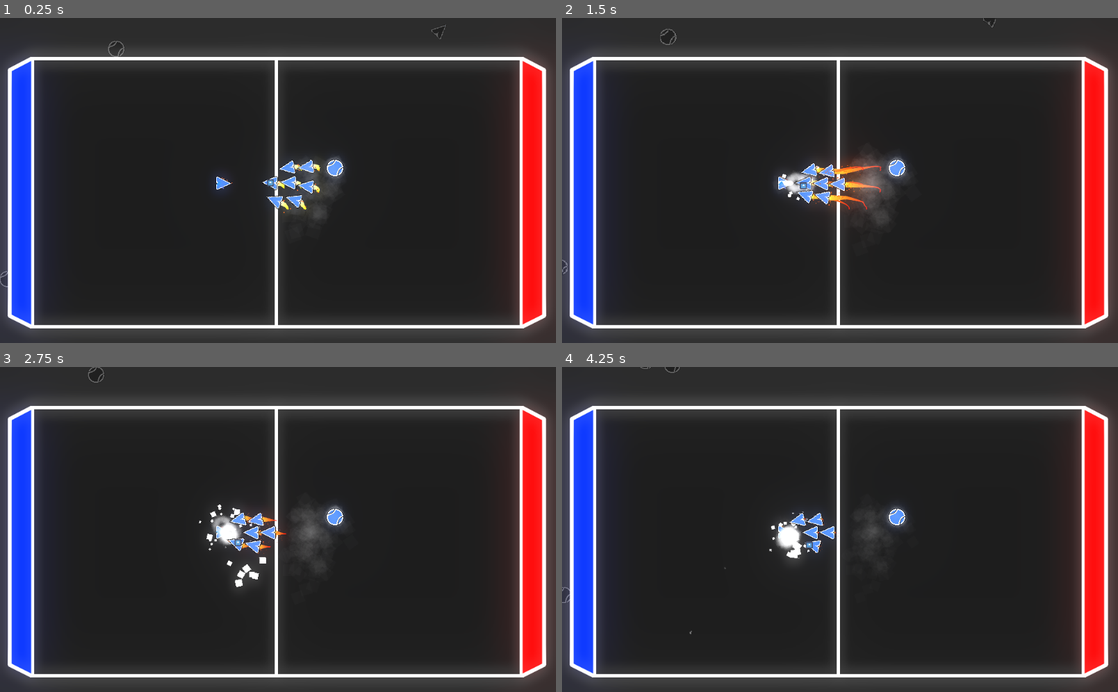
Above: before the commit, frames 1-4 (two rows, left to right).
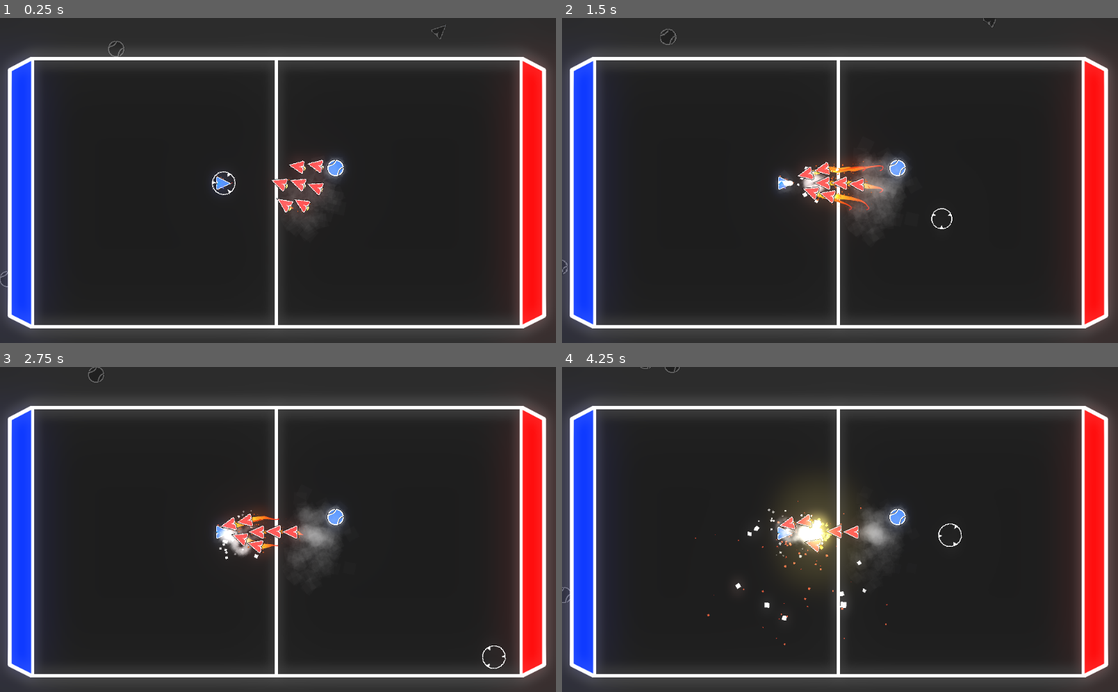
Above: after the commit, the same moments.

Repository: Quantiset/Godot-Pong
Game: Godot game, scene res://Scenes/Main.tscn
Two runs of this game, one before a commit and one after it. Both use one fixed random seed, a clock stepped at 60 frames per second and the inputs below. The engine's default icon, where the game draws it, is replaced by a stand-in: a white triangle on a blue panel in a dark square.
Inputs:
- Up to frame 1 (0.25 s): no input
- Up to frame 2 (1.5 s): hold Right (focus_right) 0.53-1.28 s; hold Down (focus_down) from 1.28 s (still down)
- Up to frame 3 (2.75 s): release Down (focus_down) at 2.03 s; hold Right (focus_right) from 2.03 s (still down)
- Up to frame 4 (4.25 s): release Right (focus_right) at 2.78 s; hold Up (focus_up) 2.78-3.53 s; hold Left (focus_left) from 3.53 s (still down)

The runs differ from the first frame. In frame 1, 1.1% of the frame differs, in the area x 38-62%, y 43-65%; in frame 2, 1.8%; in frame 3, 2.1%; in frame 4, 3.5%, in the area x 22-72%, y 36-86%.

Commit message:
Cursor Update

Diff:
--- a/Scenes/Ball.tscn
+++ b/Scenes/Ball.tscn
@@ -67,9 +67,6 @@
 mass = 0.3
 physics_material_override = SubResource( 1 )
 script = ExtResource( 2 )
-__meta__ = {
-"_edit_group_": true
-}
 max_points = 15
 
 [node name="Sprite" type="Sprite" parent="."]
--- a/Scenes/Bullet.tscn
+++ b/Scenes/Bullet.tscn
@@ -161,4 +161,5 @@
 
 [node name="NormalDetector" type="RayCast2D" parent="."]
 cast_to = Vector2( 0, 0 )
+
 [connection signal="body_entered" from="." to="." method="_on_Bullet_body_entered"]
--- a/Scenes/Enemy.tscn
+++ b/Scenes/Enemy.tscn
@@ -1,6 +1,6 @@
-[gd_scene load_steps=27 format=2]
-
-[ext_resource path="res://Assets/Player.png" type="Texture" id=1]
+[gd_scene load_steps=33 format=2]
+
+[ext_resource path="res://Assets/Enemy.png" type="Texture" id=1]
 [ext_resource path="res://Scenes/Trails.tscn" type="PackedScene" id=2]
 [ext_resource path="res://Scripts/Enemy.gd" type="Script" id=3]
 
@@ -132,6 +132,42 @@
 scale_random = 0.5
 scale_curve = SubResource( 20 )
 color_ramp = SubResource( 18 )
+
+[sub_resource type="CanvasItemMaterial" id=26]
+blend_mode = 1
+
+[sub_resource type="Gradient" id=27]
+offsets = PoolRealArray( 0, 0.186047, 0.403101, 0.728682, 1 )
+colors = PoolColorArray( 0.933594, 0.744562, 0.134933, 0.741176, 0.90625, 0.736328, 0.226562, 1, 0.921875, 0.408722, 0.230469, 1, 0.925781, 0.288177, 0.141037, 0.807843, 1, 0, 0, 0.52549 )
+
+[sub_resource type="GradientTexture" id=28]
+gradient = SubResource( 27 )
+
+[sub_resource type="Curve" id=31]
+_data = [ Vector2( 0, 1 ), 0.0, 0.0, 0, 0, Vector2( 1, 0.0159091 ), -1.96643, 0.0, 0, 0 ]
+
+[sub_resource type="CurveTexture" id=32]
+curve = SubResource( 31 )
+
+[sub_resource type="ParticlesMaterial" id=33]
+lifetime_randomness = 0.5
+flag_disable_z = true
+spread = 180.0
+gravity = Vector3( 0, 98, 0 )
+initial_velocity = 200.0
+initial_velocity_random = 0.5
+angular_velocity = 180.0
+angular_velocity_random = 1.0
+orbit_velocity = 0.0
+orbit_velocity_random = 0.0
+damping = 500.0
+damping_random = 1.0
+angle = 180.0
+angle_random = 1.0
+scale = 7.0
+scale_random = 0.5
+scale_curve = SubResource( 32 )
+color_ramp = SubResource( 28 )
 
 [node name="Enemy" type="KinematicBody2D" groups=[
 "Enemy",
@@ -183,4 +219,13 @@
 explosiveness = 0.9
 process_material = SubResource( 23 )
 
+[node name="ExplosionParticlesFire" type="Particles2D" parent="."]
+material = SubResource( 26 )
+emitting = false
+amount = 100
+lifetime = 2.0
+one_shot = true
+explosiveness = 0.9
+process_material = SubResource( 33 )
+
 [editable path="Node"]
--- a/Scenes/Main.tscn
+++ b/Scenes/Main.tscn
@@ -123,7 +123,7 @@
 offset = Vector2( 100, 150 )
 
 [node name="Enemy" parent="." instance=ExtResource( 5 )]
-position = Vector2( 552, 304 )
+position = Vector2( 552, 306 )
 
 [node name="Enemy2" parent="." instance=ExtResource( 5 )]
 position = Vector2( 584, 272 )
--- a/Scenes/Player.tscn
+++ b/Scenes/Player.tscn
@@ -1,19 +1,56 @@
-[gd_scene load_steps=20 format=2]
+[gd_scene load_steps=21 format=2]
 
 [ext_resource path="res://Assets/Player.png" type="Texture" id=1]
 [ext_resource path="res://Scripts/Player.gd" type="Script" id=2]
 [ext_resource path="res://Scenes/Trails.tscn" type="PackedScene" id=3]
-[ext_resource path="res://icon.png" type="Texture" id=4]
-
-[sub_resource type="CircleShape2D" id=15]
-
-[sub_resource type="Gradient" id=1]
+[ext_resource path="res://Assets/Selection.png" type="Texture" id=4]
+
+[sub_resource type="CircleShape2D" id=1]
+
+[sub_resource type="Animation" id=16]
+resource_name = "dilate"
+length = 3.0
+loop = true
+tracks/0/type = "bezier"
+tracks/0/path = NodePath("Sprite:scale:x")
+tracks/0/interp = 1
+tracks/0/loop_wrap = true
+tracks/0/imported = false
+tracks/0/enabled = true
+tracks/0/keys = {
+"points": PoolRealArray( 1, -0.25, 0, 0.25, 0, 0.8, -0.25, 0, 0.25, 0, 1, -0.25, 0, 0.25, 0, 0.8, -0.25, 0, 0.25, 0, 1, -0.25, 0, 0.25, 0, 0.8, -0.25, 0, 0.25, 0, 1, -0.25, 0, 0.25, 0 ),
+"times": PoolRealArray( 0, 0.5, 1, 1.5, 2, 2.5, 3 )
+}
+tracks/1/type = "bezier"
+tracks/1/path = NodePath("Sprite:scale:y")
+tracks/1/interp = 1
+tracks/1/loop_wrap = true
+tracks/1/imported = false
+tracks/1/enabled = true
+tracks/1/keys = {
+"points": PoolRealArray( 1, -0.25, 0, 0.25, 0, 0.8, -0.25, 0, 0.25, 0, 1, -0.25, 0, 0.25, 0, 0.8, -0.25, 0, 0.25, 0, 1, -0.25, 0, 0.25, 0, 0.8, -0.25, 0, 0.25, 0, 1, -0.25, 0, 0.25, 0 ),
+"times": PoolRealArray( 0, 0.5, 1, 1.5, 2, 2.5, 3 )
+}
+tracks/2/type = "value"
+tracks/2/path = NodePath("Sprite:rotation_degrees")
+tracks/2/interp = 1
+tracks/2/loop_wrap = true
+tracks/2/imported = false
+tracks/2/enabled = true
+tracks/2/keys = {
+"times": PoolRealArray( 0, 3 ),
+"transitions": PoolRealArray( 1, 1 ),
+"update": 0,
+"values": [ 0.0, 360.0 ]
+}
+
+[sub_resource type="Gradient" id=2]
 colors = PoolColorArray( 1, 1, 1, 1, 0.494118, 0.494118, 0.494118, 0.517647 )
 
-[sub_resource type="GradientTexture" id=2]
-gradient = SubResource( 1 )
-
-[sub_resource type="Image" id=16]
+[sub_resource type="GradientTexture" id=3]
+gradient = SubResource( 2 )
+
+[sub_resource type="Image" id=41]
 data = {
 "data": PoolByteArray( 0, 0, 64, 64, 0, 0, 208, 65, 0, 0, 64, 64, 0, 0, 216, 65, 0, 0, 64, 64, 0, 0, 224, 65, 0, 0, 128 …(51812 unchanged characters)…
 "format": "RGFloat",
@@ -62,21 +99,22 @@
 "width": 2048
 }
 
-[sub_resource type="ImageTexture" id=11]
-flags = 0
-flags = 0
-image = SubResource( 17 )
+[sub_resource type="ImageTexture" id=38]
+flags = 0
+flags = 0
+image = SubResource( 42 )
 size = Vector2( 2048, 1 )
 
-[sub_resource type="Curve" id=12]
+[sub_resource type="Curve" id=39]
 _data = [ Vector2( 0, 1 ), 0.0, 0.0, 0, 0, Vector2( 1, 0.230887 ), 0.0, 0.0, 0, 0 ]
 
-[sub_resource type="CurveTexture" id=13]
-curve = SubResource( 12 )
-
-[sub_resource type="ParticlesMaterial" id=14]
+[sub_resource type="CurveTexture" id=40]
+curve = SubResource( 39 )
+
+[sub_resource type="ParticlesMaterial" id=15]
+lifetime_randomness = 0.02
 emission_shape = 3
-emission_point_texture = SubResource( 11 )
+emission_point_texture = SubResource( 38 )
 emission_point_count = 448
 flag_disable_z = true
 direction = Vector3( 0, 1, 0 )
@@ -106,17 +144,21 @@
 [node name="Node2" type="Node" parent="."]
 
 [node name="AimCursor" type="Area2D" parent="Node2"]
-scale = Vector2( 0.2, 0.2 )
 z_index = 2
 z_as_relative = false
 collision_layer = 0
 collision_mask = 4
 
 [node name="CollisionShape2D" type="CollisionShape2D" parent="Node2/AimCursor"]
-shape = SubResource( 15 )
+shape = SubResource( 1 )
 
 [node name="Sprite" type="Sprite" parent="Node2/AimCursor"]
+rotation = 4.89645
+scale = Vector2( 0.838227, 0.838227 )
 texture = ExtResource( 4 )
+
+[node name="AnimationPlayer" type="AnimationPlayer" parent="Node2/AimCursor"]
+anims/dilate = SubResource( 16 )
 
 [node name="CollisionShape2D" type="CollisionPolygon2D" parent="."]
 polygon = PoolVector2Array( 0.5, -15, -13, 14, 13, 14 )
@@ -148,11 +190,14 @@
 amount = 2000
 lifetime = 10.0
 local_coords = false
-process_material = SubResource( 14 )
+process_material = SubResource( 15 )
+
+[node name="Tween" type="Tween" parent="Sprite/Particles2D3"]
 
 [node name="Node" parent="." instance=ExtResource( 3 )]
 
 [node name="ShotCooldownTimer" type="Timer" parent="."]
+
 [connection signal="body_entered" from="Node2/AimCursor" to="." method="_on_AimCursor_body_entered"]
 [connection signal="timeout" from="ShotCooldownTimer" to="." method="shoot"]
 
--- a/Scripts/Bullet.gd
+++ b/Scripts/Bullet.gd
@@ -31,11 +31,12 @@
 		pierces -= 1
 
 func delete():
-	Globals.remove_particle(self, $Particles2D, true)
+	$Particles2D.emitting = false
+	Globals.remove_particle($Particles2D)
 
 	$ExplosionParticles.emitting = true
-	Globals.remove_particle(self, $ExplosionParticles, false)
+	Globals.remove_particle($ExplosionParticles)
 	$ExplosionParticles2.emitting = true
-	Globals.remove_particle(self, $ExplosionParticles2, false)
+	Globals.remove_particle($ExplosionParticles2)
 
 	queue_free()
--- a/Scripts/Enemy.gd
+++ b/Scripts/Enemy.gd
@@ -3,7 +3,8 @@
 export (int) var max_hp := 100
 var hp := max_hp
 
-export (int) var speed := 100
+export (float) var acceleration := 3.0
+export (int) var max_speed := 125
 export (int) var trail_length = 100
 
 export (int) var thrust_length = 20
@@ -28,13 +29,14 @@
 	var to_player := to_local(player.position)
 
 	if to_player.length() > 100:
-		velocity = to_local(player.position).normalized() * speed
+		velocity += to_local(player.position).normalized() * acceleration
+		velocity = velocity.clamped(max_speed)
 		$Sprite/SmokeTrail.emitting = true
 	else:
 		velocity = velocity.linear_interpolate(Vector2(), 0.02)
 		$Sprite/SmokeTrail.emitting = false
 
-	angle = lerp_angle(angle, velocity.angle(), 0.2)
+	angle = lerp_angle(angle, velocity.angle(), 0.1)
 
 	$Sprite.rotation = angle + PI/2
 	$CollisionShape2D.rotation = angle+ PI/2
@@ -63,8 +65,15 @@
 func take_damage(damage: int) -> void:
 	hp -= damage
 	if hp <= 0 and not is_queued_for_deletion():
-		$ExplosionParticles.emitting = true
-		Globals.remove_particle(self, $ExplosionParticles, false)
-		Globals.remove_particle(self, $Sprite/SmokeTrail, true)
-		set_physics_process(false)
-		queue_free()
+		die()
+
+func die():
+	#Globals.remove_trail($Node/LongTrail)
+	$ExplosionParticles.emitting = true
+	$Sprite/SmokeTrail.emitting = false
+	$ExplosionParticlesFire.emitting = true
+	Globals.remove_particle($ExplosionParticles)
+	Globals.remove_particle($Sprite/SmokeTrail)
+	Globals.remove_particle($ExplosionParticlesFire)
+	set_physics_process(false)
+	queue_free()
--- a/Scripts/Globals.gd
+++ b/Scripts/Globals.gd
@@ -1,12 +1,23 @@
 extends Node
 
+var rng_seed := 1000
+var randomize_seed := false
 
-func remove_particle(caller, p: Particles2D, override_emitting: bool):
+func _ready():
+
+	rng_seed = clamp(rng_seed, 0, 9999)
+
+	if randomize_seed:
+		randomize()
+		rng_seed = randi()%10000
+
+	seed(rng_seed)
+
+
+func remove_particle(p: Particles2D):
 	if not is_instance_valid(p): return
 	var pp = p.global_position
 	var t = Timer.new()
-	if override_emitting:
-		p.emitting = false
 	p.get_parent().remove_child(p)
 	get_node("/root").add_child(p)
 	get_node("/root").add_child(t)
@@ -14,6 +25,17 @@
 	t.start(p.lifetime*(1+p.process_material.lifetime_randomness))
 	t.connect("timeout", self, "queue_free_all", [[t, p]])
 
+func remove_trail(t: Line2D, fade_duration := 1.0):
+	var tw := Tween.new()
+	t.get_parent().remove_child(t)
+	get_node("/root").add_child(t)
+	t.add_child(tw)
+	var ta := t.modulate
+	ta.a = 0
+	tw.interpolate_property(t, "modulate", t.modulate, ta, fade_duration, Tween.TRANS_LINEAR)
+	tw.connect("tween_all_completed", self, "queue_free_all", [[t]])
+	tw.start()
+
 func queue_free_all(arr: Array):
 	for obj in arr:
 		obj.queue_free()
--- a/Scripts/Player.gd
+++ b/Scripts/Player.gd
@@ -31,11 +31,13 @@
 var enemy_cursor_hovered
 
 func _ready():
+	aim_cursor.position = position
+	$Node2/AimCursor/AnimationPlayer.play("dilate")
 	$ShotCooldownTimer.wait_time = shot_cooldown
 	$ShotCooldownTimer.start()
 
 func _physics_process(delta: float) -> void:
-	if not is_instance_valid(enemy_cursor_hovered):
+	if enemy_cursor_hovered != null and not is_instance_valid(enemy_cursor_hovered):
 		enemy_cursor_hovered = get_closest_enemy_from_aim_cursor()
 
 	if enemy_cursor_hovered:
@@ -45,7 +47,7 @@
 
 
 	for col_idx in range(get_slide_count()):
-		var collision : KinematicCollision2D = get_slide_collision(col_idx)
+		var collision: KinematicCollision2D = get_slide_collision(col_idx)
 
 #		if collision.collider.is_in_group("Moveables"):
 #			collision.collider.add_impulse(to_local(collision.collider.global_position).normalized()*100)
Binary file added: Assets/Enemy.png
Not shown, added: Assets/Enemy.png.import
Binary file added: Assets/Selection.png
Not shown, added: Assets/Selection.png.import
Not shown: 4 places in Scenes/Enemy.tscn that only renumber resources
Not shown: 5 places in Scenes/Player.tscn that only renumber resources
Not shown, changed: README.md
